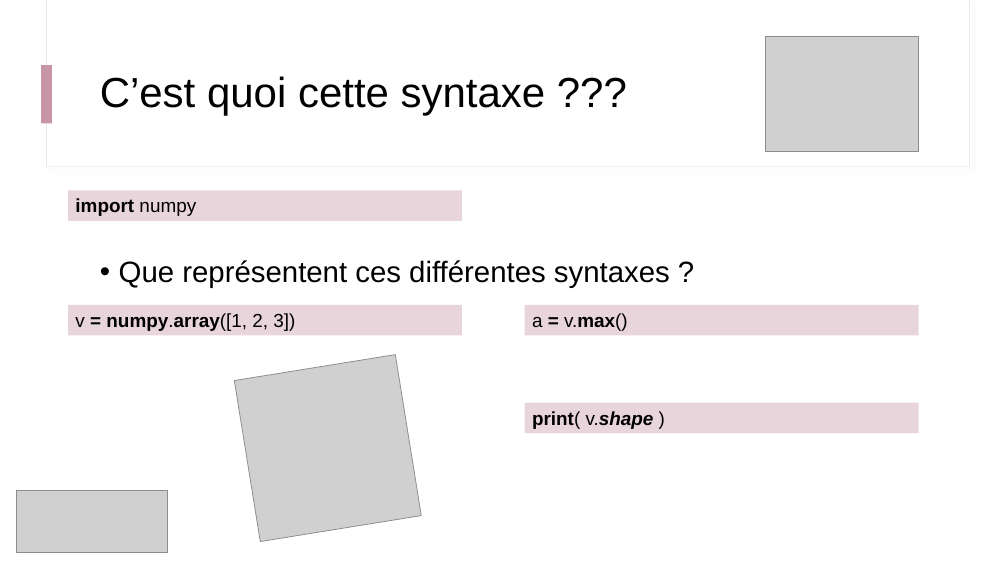
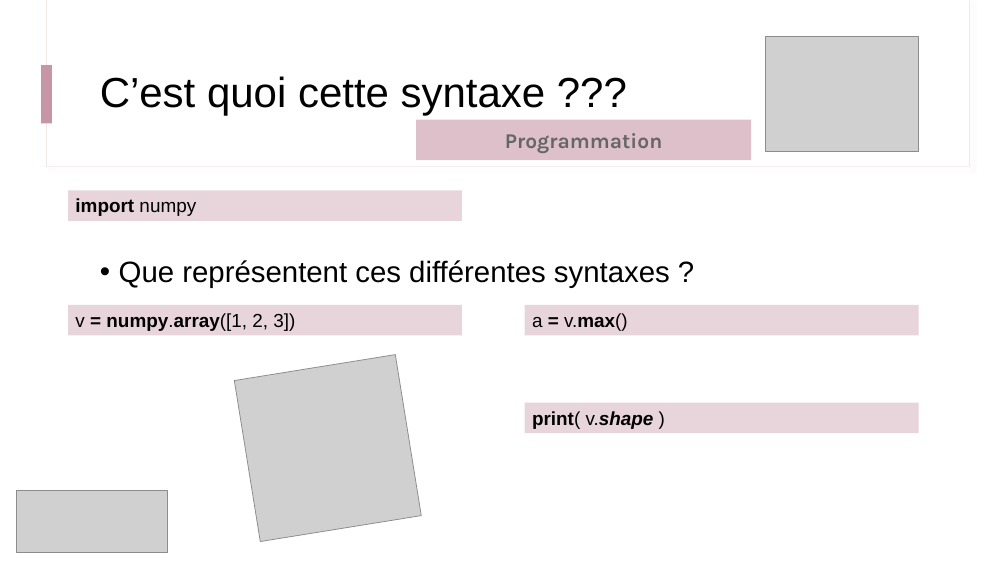
Before and after one commit to IOGS-Digital-Methods/semester-5, a slide deck: slide 3 of ONIP/onip_b1_methodes_numeriques/seance1_demistifier_python/B1_s1_1_Demystifier_Python.pptx (slide 2 before the commit). Drawn at 1008x567 pixels with LibreOffice and Linux fonts; fonts in the diff are those of the drawing; grey boxes stand for pictures. Boxes give left, top, right and bottom in pixels: in the first picture for what was removed or moved away, otherwise in the second. Text is boxed around its words. In the diff, an @@ line names an element or a change of style, - is before the commit and + after.

```diff
--- a/ONIP/onip_b1_methodes_numeriques/seance1_demistifier_python/B1_s1_1_Demystifier_Python.pptx
+++ b/ONIP/onip_b1_methodes_numeriques/seance1_demistifier_python/B1_s1_1_Demystifier_Python.pptx
@@ rectangle added at bbox=[417, 119, 752, 160], fill #DDC0CA, 20 pt, text #666666, bold @@
+Programmation
```
Also in this commit, not shown: 5 slides added, 1 other file.
